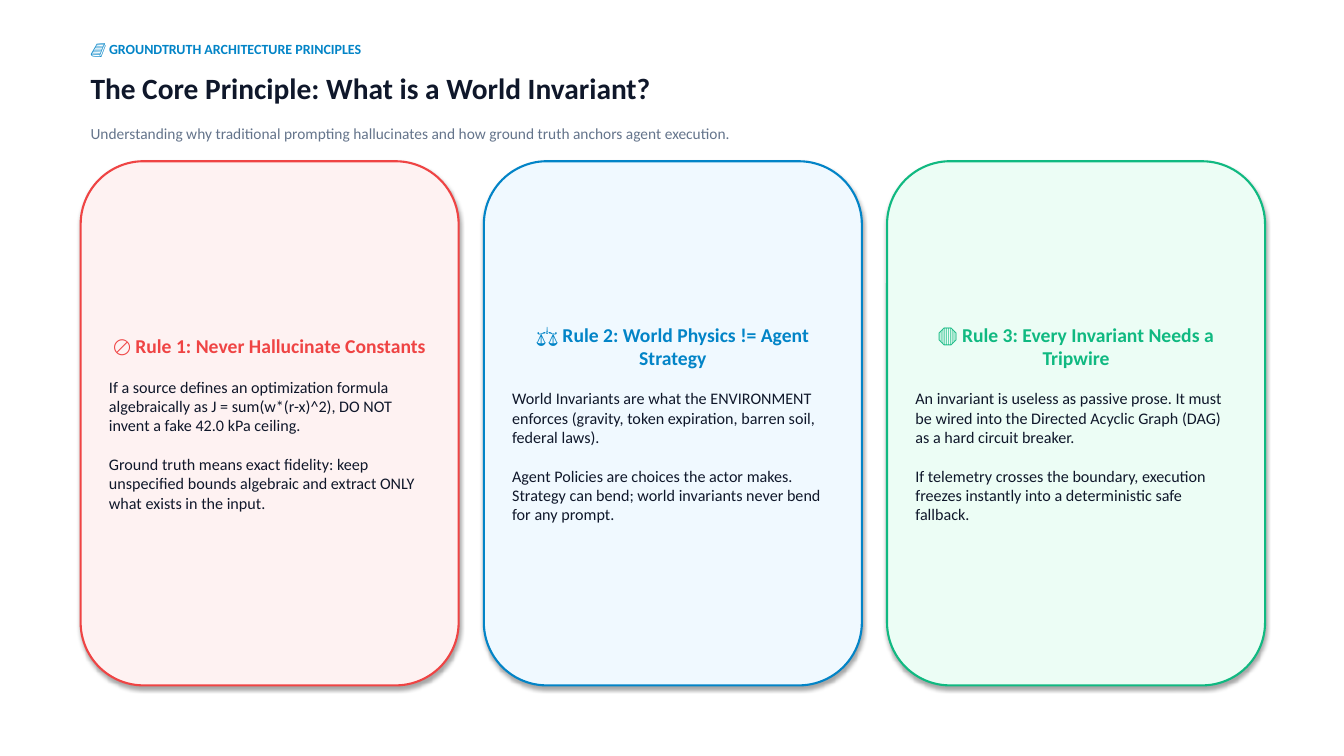
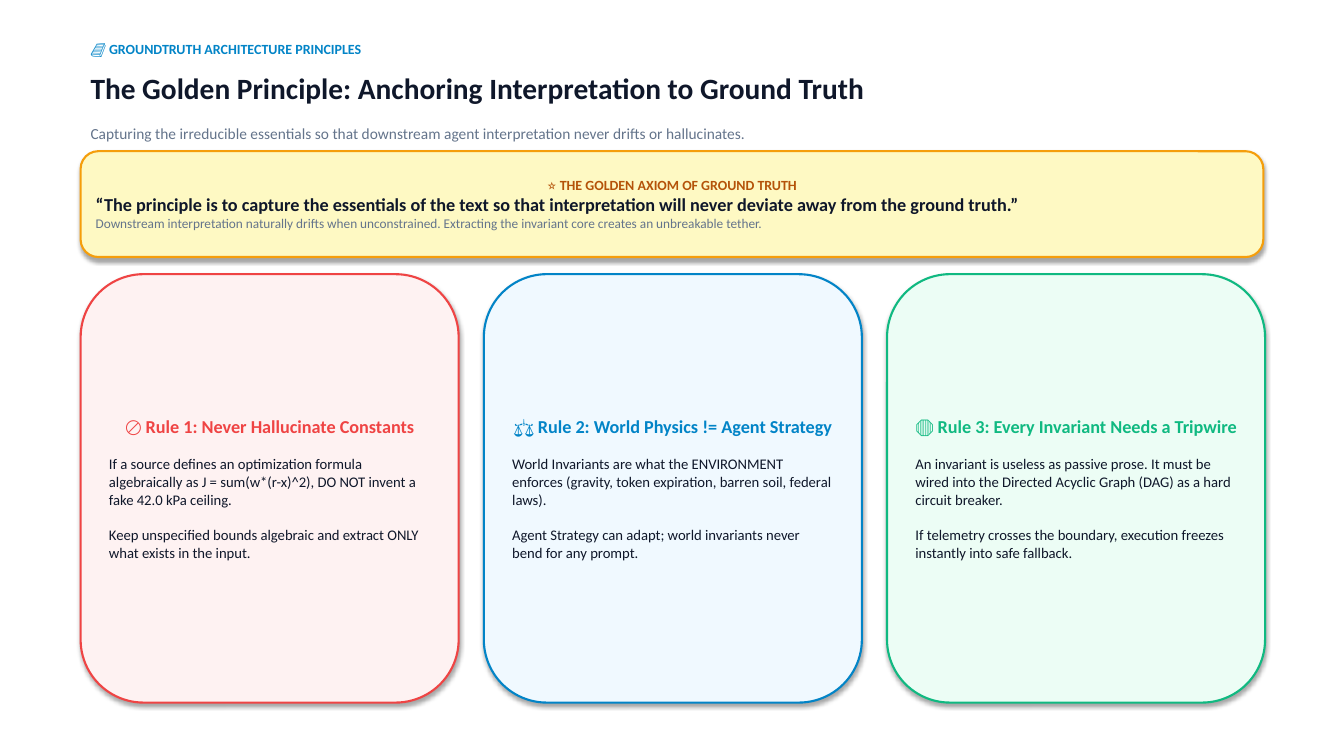
Before and after one commit to cosmosanalytics/uat-copilot-local, a slide deck: slide 2 of Capturing_World_Invariants_Ground_Truth.pptx. Drawn at 1344x756 pixels with LibreOffice and Linux fonts; fonts in the diff are those of the drawing. Boxes give left, top, right and bottom in pixels: in the first picture for what was removed or moved away, otherwise in the second. Text is boxed around its words. In the diff, an @@ line names an element or a change of style, - is before the commit and + after.

Commit message:
Enshrine Golden Principle: Capture essentials of text so interpretation will never deviate away from ground truth

```diff
--- a/Capturing_World_Invariants_Ground_Truth.pptx
+++ b/Capturing_World_Invariants_Ground_Truth.pptx
@@ text at box(91, 78, 864, 104): text changed @@
-The Core Principle: What is a World Invariant?
+The Golden Principle: Anchoring Interpretation to Ground Truth
@@ text at box(91, 128, 745, 142): text changed @@
-Understanding why traditional prompting hallucinates and how ground truth anchors agent execution.
+Capturing the irreducible essentials so that downstream agent interpretation never drifts or hallucinates.
@@ rounded rectangle added at box(81, 151, 1263, 257), fill #FEF9C3, outline #F59E0B 1.5 pt, 9.5 pt, text #64748B, bold @@
+⭐ THE GOLDEN AXIOM OF GROUND TRUTH
+“The principle is to capture the essentials of the text so that interpretation will never deviate away from the ground truth.”
+Downstream interpretation naturally drifts when unconstrained. Extracting the invariant core creates an unbreakable tether.
@@ rounded rectangle "🚫 Rule 1: Never Hallucinate ...": place and size @@
-rounded rectangle "🚫 Rule 1: Never Hallucinate ..." at box(81, 161, 459, 686)
+rounded rectangle "🚫 Rule 1: Never Hallucinate ..." at box(81, 274, 459, 703)
@@ rounded rectangle "⚖️ Rule 2: World Physics ...": place and size @@
-rounded rectangle "⚖️ Rule 2: World Physics ..." at box(484, 161, 862, 686)
+rounded rectangle "⚖️ Rule 2: World Physics ..." at box(484, 274, 862, 703)
@@ rounded rectangle "🛑 Rule 3: Every Invariant ...": place and size @@
-rounded rectangle "🛑 Rule 3: Every Invariant ..." at box(887, 161, 1265, 686)
+rounded rectangle "🛑 Rule 3: Every Invariant ..." at box(887, 274, 1265, 703)
@@ text in rounded rectangle at box(146, 420, 414, 433): size 14 to 13 pt in "🚫 Rule 1: Never Hallucinate Constants" @@
@@ text in rounded rectangle at box(538, 420, 832, 436): size 14 to 13 pt in "⚖️ Rule 2: World Physics != Agent ..." @@
@@ text in rounded rectangle at box(938, 420, 1237, 436): size 14 to 13 pt in "🛑 Rule 3: Every Invariant Needs a ..." @@
@@ text in rounded rectangle at box(109, 458, 418, 561): text changed; size 11.5 to 10.5 pt @@
-If a source defines an optimization formula algebraically as J = sum(w*(r-x)^2), DO NOT invent a fake 42.0 kPa ceiling.
-Ground truth means exact fidelity: keep unspecified bounds algebraic and extract ONLY what exists in the input.
+If a source defines an optimization formula algebraically as J = sum(w*(r-x)^2), DO NOT invent a fake 42.0 kPa ceiling.
+Keep unspecified bounds algebraic and extract ONLY what exists in the input.
@@ text in rounded rectangle at box(512, 458, 831, 561): text changed; size 11.5 to 10.5 pt @@
-World Invariants are what the ENVIRONMENT enforces (gravity, token expiration, barren soil, federal laws).
-Agent Policies are choices the actor makes. Strategy can bend; world invariants never bend for any prompt.
+World Invariants are what the ENVIRONMENT enforces (gravity, token expiration, barren soil, federal laws).
+Agent Strategy can adapt; world invariants never bend for any prompt.
@@ text in rounded rectangle at box(915, 458, 1230, 561): text changed; size 11.5 to 10.5 pt @@
-An invariant is useless as passive prose. It must be wired into the Directed Acyclic Graph (DAG) as a hard circuit breaker.
-If telemetry crosses the boundary, execution freezes instantly into a deterministic safe fallback.
+An invariant is useless as passive prose. It must be wired into the Directed Acyclic Graph (DAG) as a hard circuit breaker.
+If telemetry crosses the boundary, execution freezes instantly into safe fallback.
```
Also in this commit, not shown: 2 other slides changed, 4 other files.
